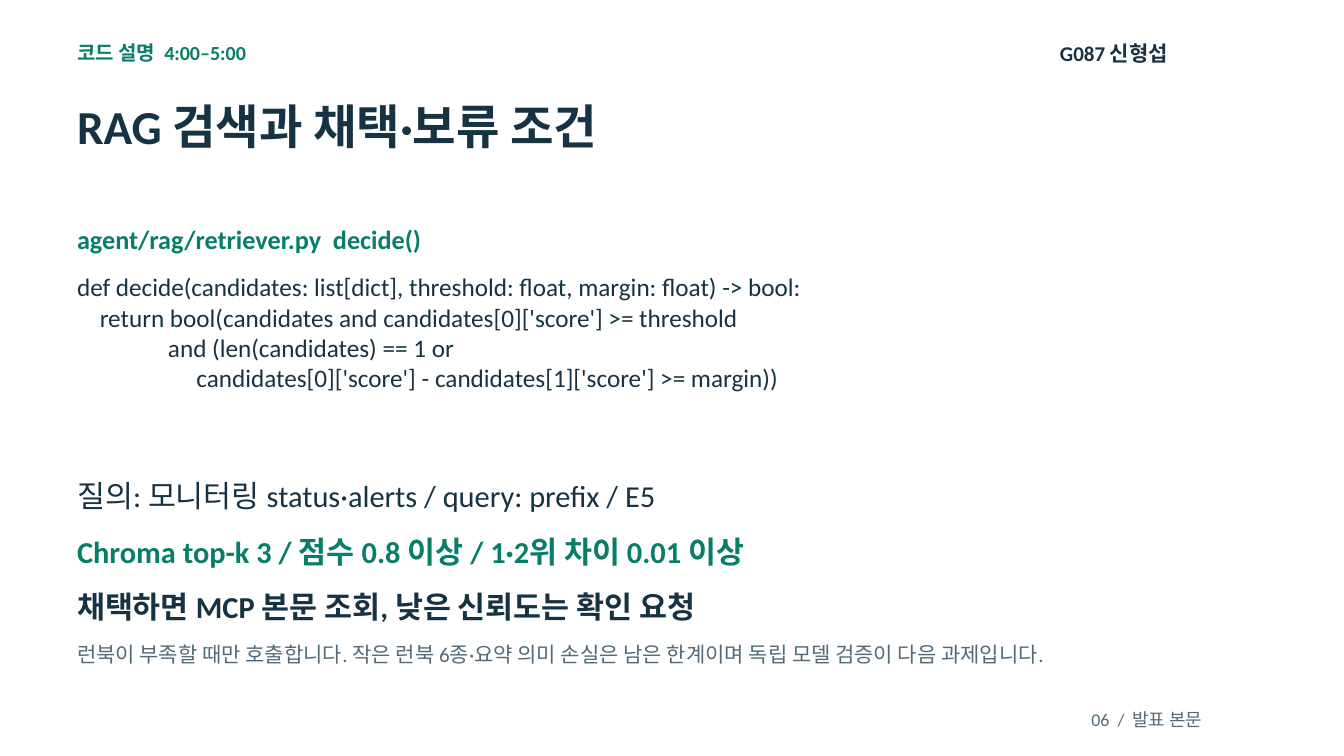
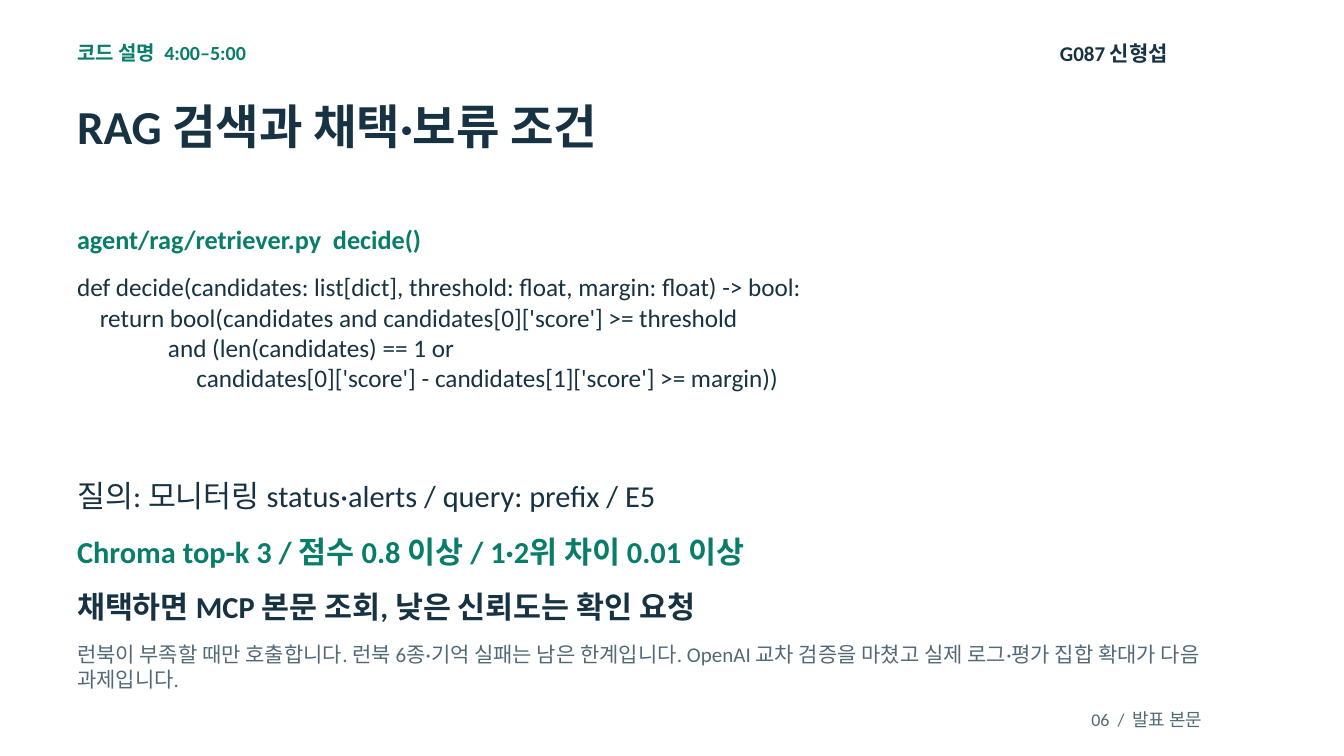
Before and after one commit to shsgrnd/skala_mini_3_G087_shs, a slide deck: slide 6 of doc/ppt/G087_신형섭_1차발표.pptx. Drawn at 1344x756 pixels with LibreOffice and Linux fonts; fonts in the diff are those of the drawing. Boxes give left, top, right and bottom in pixels: in the first picture for what was removed or moved away, otherwise in the second. Text is boxed around its words. In the diff, an @@ line names an element or a change of style, - is before the commit and + after.

```diff
--- a/doc/ppt/G087_신형섭_1차발표.pptx
+++ b/doc/ppt/G087_신형섭_1차발표.pptx
@@ text at <box>77,644,1200,689</box>: text changed @@
-런북이 부족할 때만 호출합니다. 작은 런북 6종·요약 의미 손실은 남은 한계이며 독립 모델 검증이 다음 과제입니다.
+런북이 부족할 때만 호출합니다. 런북 6종·기억 실패는 남은 한계입니다. OpenAI 교차 검증을 마쳤고 실제 로그·평가 집합 확대가 다음 과제입니다.
```
Also in this commit, not shown: 5 other slides changed, 1 slide added, 5 other files.
